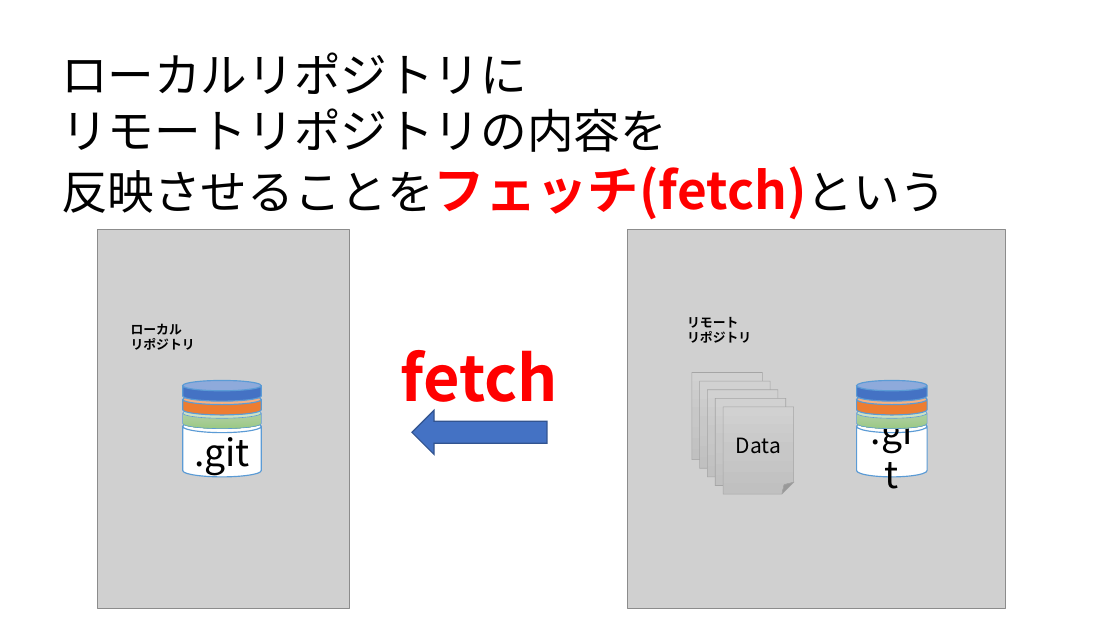
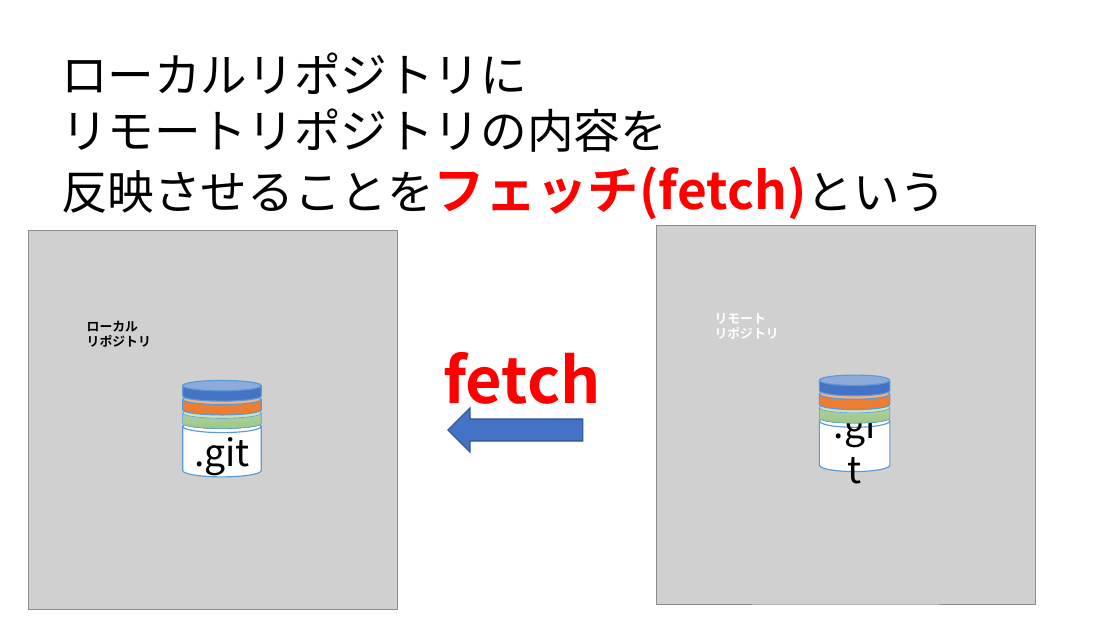
Before and after one commit to syalpon/GITS, a slide deck: slide 20 of git.pptx (slide 19 before the commit). Drawn at 1120x630 pixels with LibreOffice and Linux fonts; fonts in the diff are those of the drawing; grey boxes stand for pictures. Boxes give left, top, right and bottom in pixels: in the first picture for what was removed or moved away, otherwise in the second. Text is boxed around its words. In the diff, an @@ line names an element or a change of style, - is before the commit and + after.

```diff
--- a/git.pptx
+++ b/git.pptx
@@ picture: place and size @@
-picture at bbox=[97, 230, 350, 609]
+picture at bbox=[29, 231, 397, 610]
@@ picture: place and size @@
-picture at bbox=[628, 230, 1007, 609]
+picture at bbox=[656, 225, 1035, 604]
@@ text "ローカル": place and size @@
-text "ローカル" at bbox=[131, 323, 195, 350]
+text "ローカル" at bbox=[87, 320, 151, 347]
@@ text "リモート": place and size @@
-text "リモート" at bbox=[687, 317, 751, 343]
+text "リモート" at bbox=[715, 313, 779, 338]
@@ text "リモート" at bbox=[715, 313, 779, 338]: text colour #000000 to #FFFFFF @@
@@ text "fetch": place and size @@
-text "fetch" at bbox=[401, 350, 558, 416]
+text "fetch" at bbox=[443, 352, 600, 418]
@@ right arrow: place and size @@
-right arrow at bbox=[412, 410, 547, 455]
+right arrow at bbox=[448, 408, 583, 453]
@@ group removed at bbox=[692, 372, 794, 494]: 5 folded corners @@
-Data1
-Data1
-Data1
-Data1
@@ 4 cylinders: place and size @@
-4 cylinders at bbox=[857, 381, 928, 477]
+4 cylinders at bbox=[819, 376, 890, 472]
```
Also in this commit, not shown: 8 other slides changed, 3 slides added, 1 other file.
